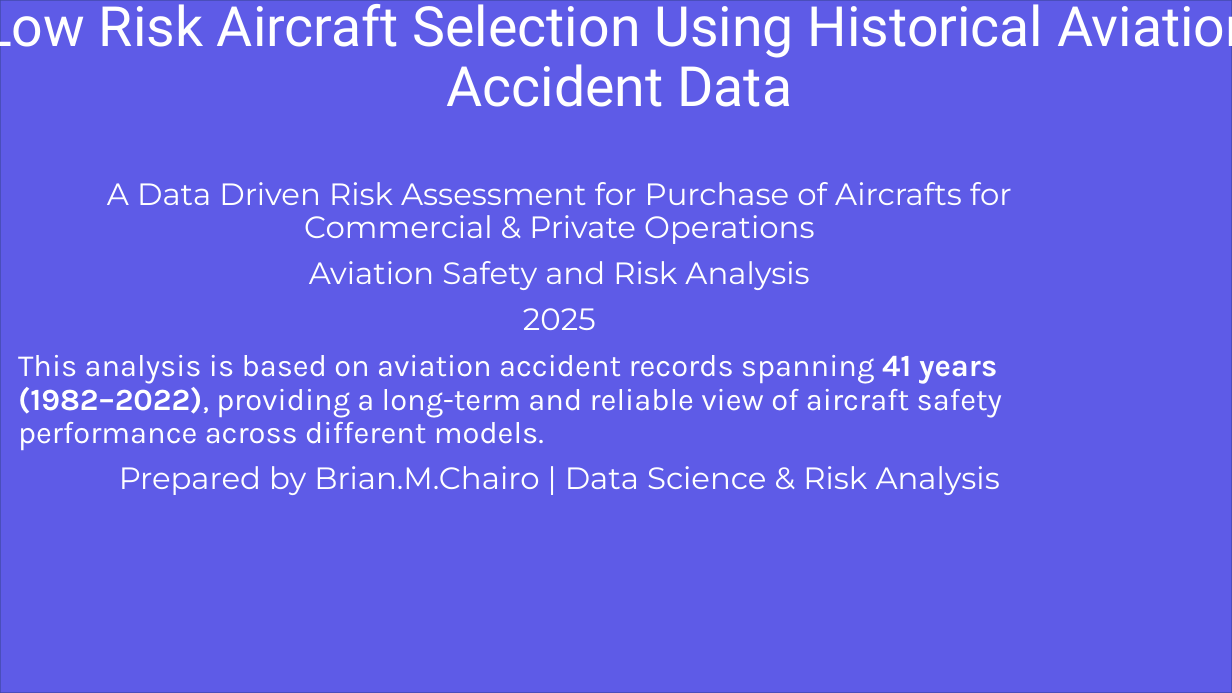
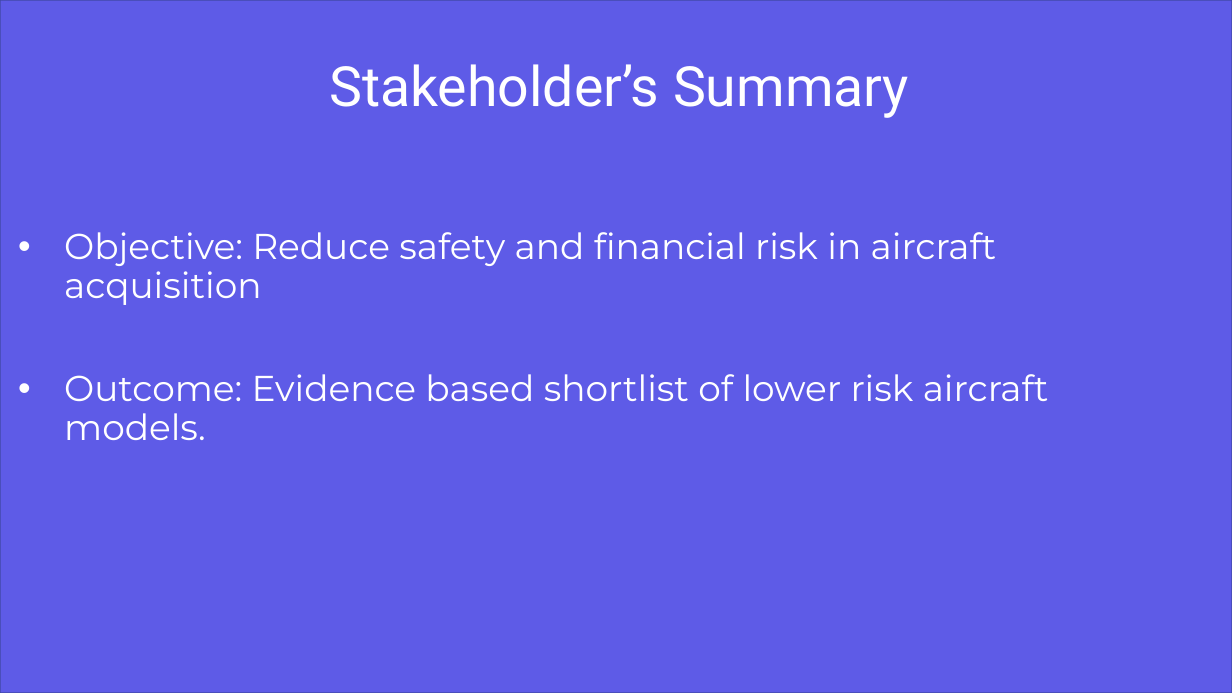
Before and after one commit to ChairoSolutions/New-Aviation-LowRisk-AircraftPurchase-Project, a slide deck: slide 1 of Presentation/Low Risk Aircraft Selection Using Historical Aviation Accident Data.pptx. Drawn at 1232x693 pixels with LibreOffice and Linux fonts; fonts in the diff are those of the drawing. Boxes give left, top, right and bottom in pixels: in the first picture for what was removed or moved away, otherwise in the second. Text is boxed around its words. In the diff, an @@ line names an element or a change of style, - is before the commit and + after.

Commit message:
Add exposure normalization, sensitivity analysis, and improved recommendations,also updated my presentation to executive summary and created a file to store dependencies for reproducibility

```diff
--- a/Presentation/Low Risk Aircraft Selection Using Historical Aviation Accident Data.pptx
+++ b/Presentation/Low Risk Aircraft Selection Using Historical Aviation Accident Data.pptx
@@ title at bbox=[329, 64, 909, 118]: text changed @@
-Low Risk Aircraft Selection Using Historical Aviation Accident Data
+Stakeholder’s Summary
@@ subtitle at bbox=[64, 232, 1049, 440]: text changed; size 24 to 28 pt @@
-A Data Driven Risk Assessment for Purchase of Aircrafts for Commercial & Private Operations
-Aviation Safety and Risk Analysis
-2025
-This analysis is based on aviation accident records spanning 41 years (1982–2022), providing a long-term and reliable view of aircraft safety performance across different models.
-Prepared by Brian.M.Chairo | Data Science & Risk Analysis
+• Objective: Reduce safety and financial risk in aircraft acquisition
+• Outcome: Evidence based shortlist of lower risk aircraft models.
```
Also in this commit, not shown: 8 other slides changed, 1 slide added, 6 slides removed, 8 other files.
